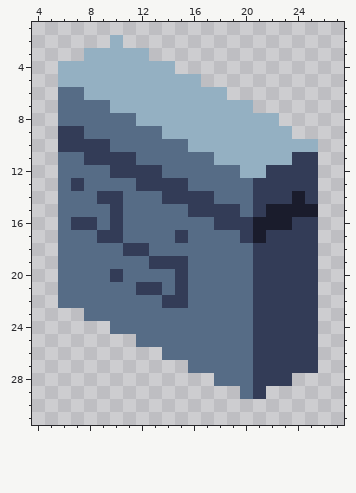
Two versions of one pixel-art sprite, assets/tiles/walls/vertical.png. The picture above is the old version.
The file is 32x32 pixels. Shown: x 4..27, y 1..31.
After:
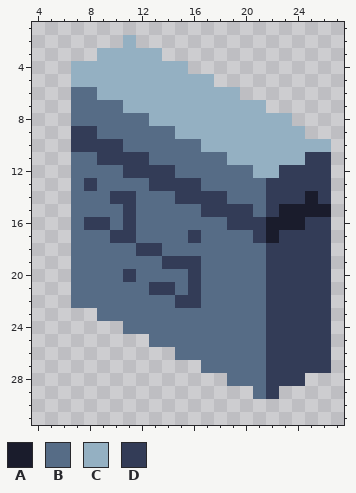
Palette (. is transparent): A #1a1c2c  B #566c86  C #94b0c2  D #333c57
From old to new:
y 2: x 10..11 C. -> .C
y 3: x 8 C -> .; x 13 . -> C
y 4: x 6 C -> .; x 15 . -> C
y 5: x 6 C -> .; x 17 . -> C
y 6: x 6 B -> .; x 8 C -> B; x 19 . -> C
y 7: x 6 B -> .; x 10 C -> B; x 21 . -> C
y 8: x 6 B -> .; x 12 C -> B; x 23 . -> C
y 9: x 6 D -> .; x 8 B -> D; x 14 C -> B; x 24 . -> C
y 10: x 6 D -> .; x 10 B -> D; x 16 C -> B; x 26 . -> C
y 11: x 6 B -> .; x 8 D -> B; x 12 B -> D; x 18 C -> B; x 24 D -> C; x 26 . -> D
y 12: x 6 B -> .; x 10 D -> B; x 14 B -> D; x 20 C -> B; x 22 D -> C; x 26 . -> D
y 13: x 6..8 BDB -> .BD; x 12 D -> B; x 16 B -> D; x 21 D -> B; x 26 . -> D
y 14: x 6 B -> .; x 9 D -> B; x 11 B -> D; x 14 D -> B; x 18 B -> D; x 21 D -> B; x 24..26 AD. -> DAD
y 15: x 6 B -> .; x 10..11 DB -> BD; x 16 D -> B; x 20..22 BDA -> DBD; x 26 . -> A
y 16: x 6..7 BD -> .B; x 9..11 BDB -> DBD; x 18 D -> B; x 21 A -> D; x 24 D -> A; x 26 . -> D
y 17: x 6 B -> .; x 9 D -> B; x 11 B -> D; x 15..16 DB -> BD; x 20..22 DAD -> BDA; x 26 . -> D
y 18: x 6 B -> .; x 11 D -> B; x 13 B -> D; x 21 D -> B; x 26 . -> D
y 19: x 6 B -> .; x 13 D -> B; x 16 B -> D; x 21 D -> B; x 26 . -> D
y 20: x 6 B -> .; x 10..11 DB -> BD; x 15..16 DB -> BD; x 21 D -> B; x 26 . -> D
y 21: x 6 B -> .; x 12 D -> B; x 14..16 BDB -> DBD; x 21 D -> B; x 26 . -> D
y 22: x 6 B -> .; x 14 D -> B; x 16 B -> D; x 21 D -> B; x 26 . -> D
y 23: x 8 B -> .; x 21 D -> B; x 26 . -> D
y 24: x 10 B -> .; x 21 D -> B; x 26 . -> D
y 25: x 12 B -> .; x 21 D -> B; x 26 . -> D
y 26: x 14 B -> .; x 21 D -> B; x 26 . -> D
y 27: x 16 B -> .; x 21 D -> B; x 26 . -> D
y 28: x 18 B -> .; x 21 D -> B; x 24 . -> D
y 29: x 20..22 BD. -> .BD
